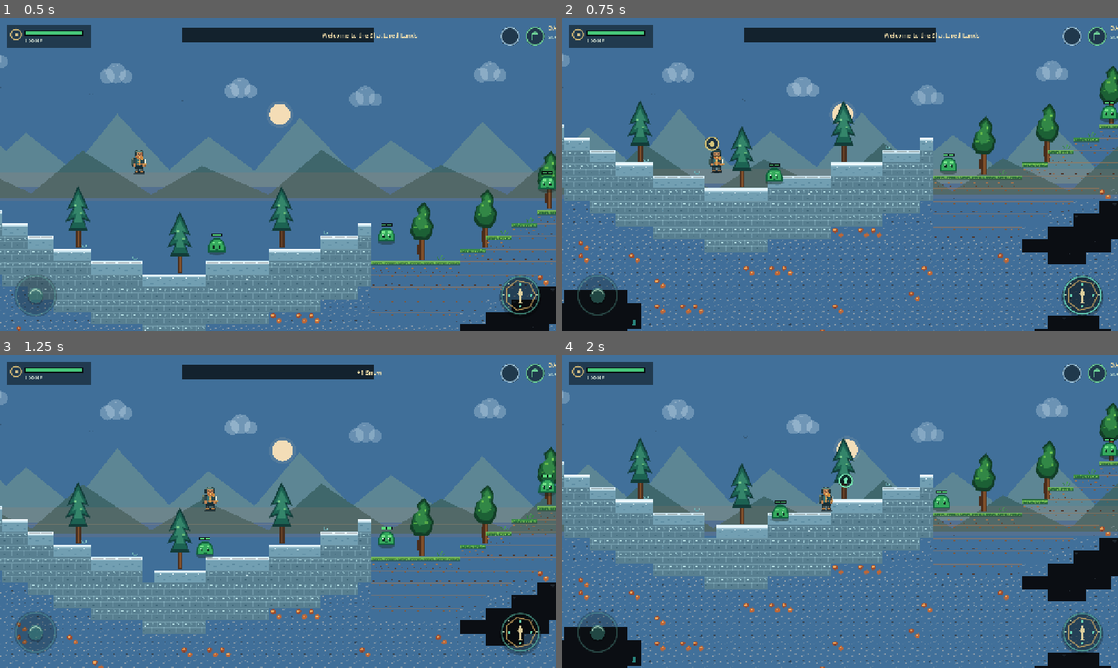
Above: before the commit, frames 1-4 (two rows, left to right).
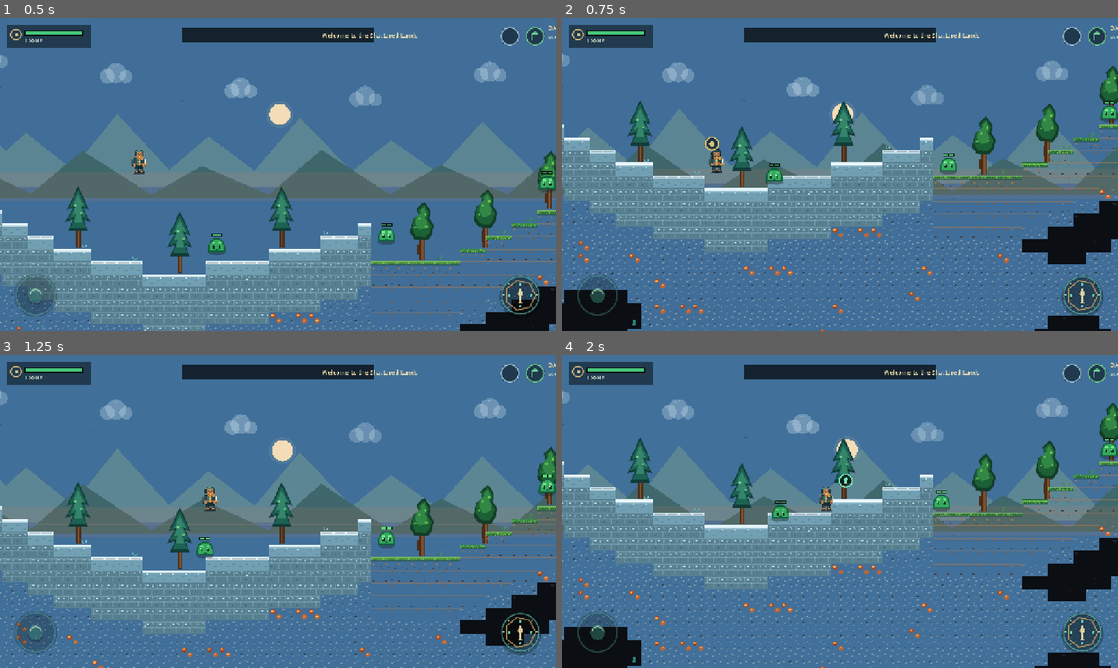
Above: after the commit, the same moments.

Repository: filesgloom-png/DEEPWILD-Shattered-Lands
Game: Godot game, scene res://scenes/main.tscn
Two runs of this game, one before a commit and one after it. Both use one fixed random seed, a clock stepped at 60 frames per second and the inputs below.
Inputs (mouse positions are in pixels of both pictures, inside the frame that each line leads up to):
- Up to frame 1 (0.5 s): no input
- Up to frame 2 (0.75 s): tap Enter (ui_accept) at 0.5 s; move the mouse to (962, 158) at 0.52 s; hold Right (ui_right) from 0.53 s (still down); hold E from 0.53 s (still down); click (962, 158) at 0.67 s
- Up to frame 3 (1.25 s): keep holding Right (ui_right); keep holding E; tap Enter (ui_accept) at 0.77 s
- Up to frame 4 (2 s): release Right (ui_right) at 1.25 s; release E at 1.25 s; drag from (728, 527) to (812, 574) at 1.27 s

Frame 1 is identical in both runs. In frame 2, less than 0.1% of the frame differs, in the area x 90-97%, y 82-95%; in frame 3, 0.2%; in frame 4, 1.8%, in the area x 25-75%, y 3-59%.

Commit message:
Prevent stale mouse holds and overlapping action gestures

Diff:
--- a/scripts/main.gd
+++ b/scripts/main.gd
@@ -544,6 +544,9 @@
 			else:
 				action_mouse_down = true
 				_begin_action_touch(-2, event.position)
+				# A menu/context tap or an off-rune click must not leave mouse hold active.
+				if action_touch_id != -2:
+					action_mouse_down = false
 		else:
 			if action_mouse_down:
 				_end_action_touch(event.position)
@@ -571,6 +574,8 @@
 			active_panel = "craft"
 
 func _begin_action_touch(touch_id: int, pos: Vector2) -> void:
+	if action_touch_id != -1:
+		return
 	var size := get_viewport_rect().size
 	if pos.distance_to(_menu_button_center(size, 0)) < 27.0:
 		active_panel = "inventory"
